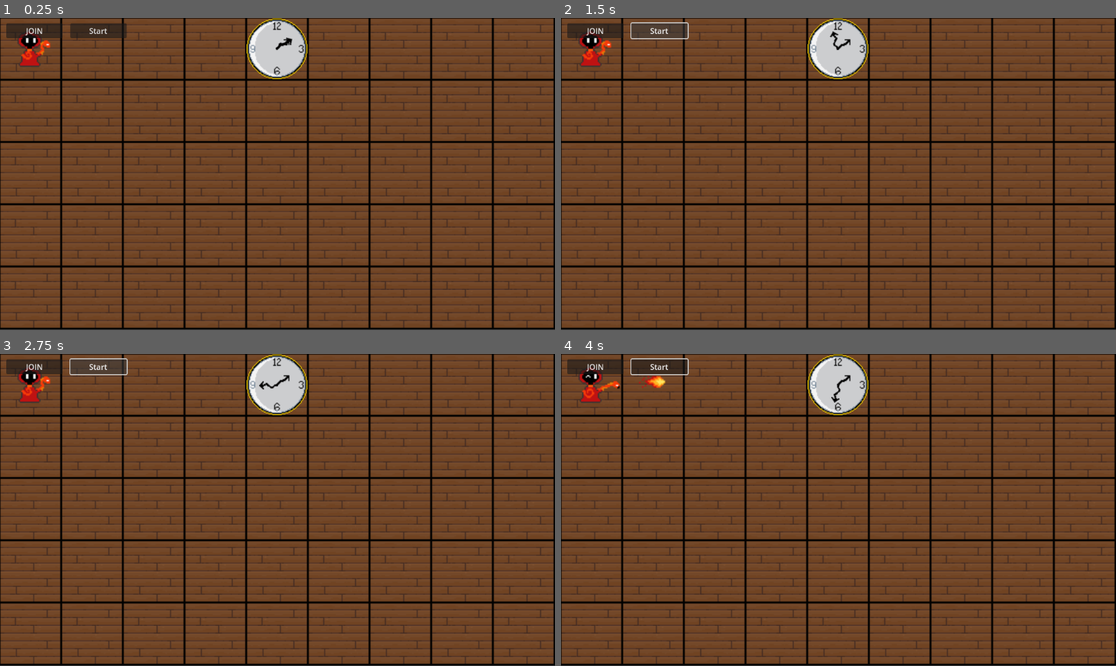
Above: before the commit, frames 1-4 (two rows, left to right).
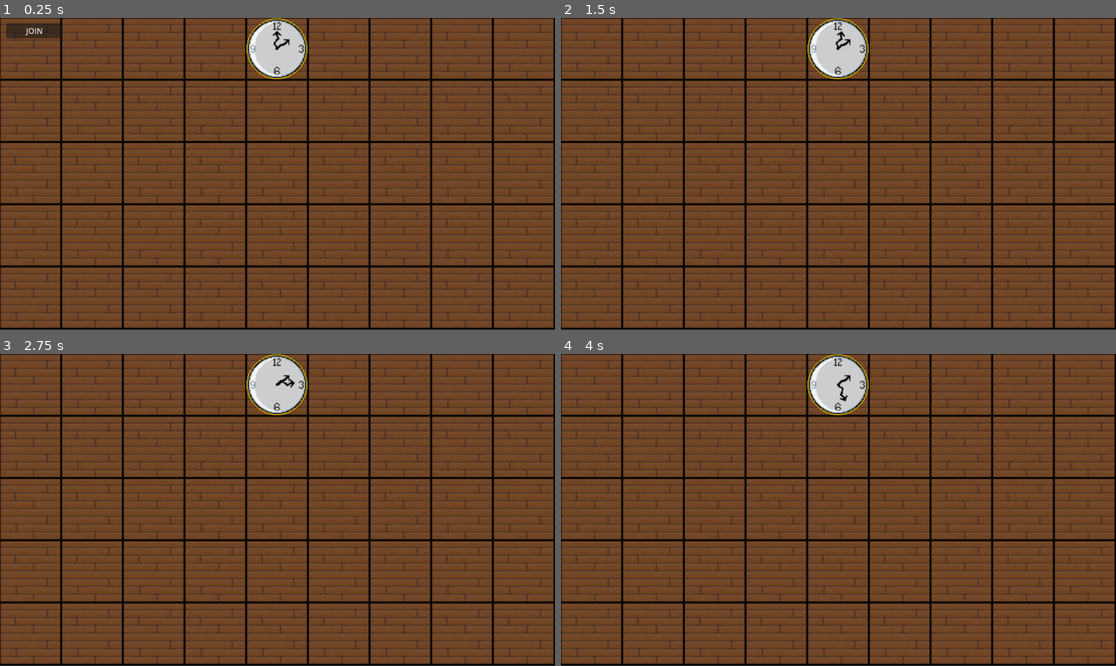
Above: after the commit, the same moments.

Repository: tredden330/Pixel_Wiz
Game: Godot game, scene res://level.tscn
The game is run twice, just before and just after one commit, with the same random seed, the same clock (stepped at 60 frames per second) and the same inputs.
Inputs (mouse positions are in pixels of both pictures, inside the frame that each line leads up to):
- Up to frame 1 (0.25 s): no input
- Up to frame 2 (1.5 s): click "JOIN" at 0.5 s; click "Start" at 1.25 s
- Up to frame 3 (2.75 s): click (99, 366) at 2 s, where only the run before the commit has a clickable "Start"
- Up to frame 4 (4 s): move the mouse to (960, 494) at 2.77 s; hold D (right) 2.78-3.53 s; hold E (fireball) 2.78-3.53 s; move the mouse to (727, 525) at 3.52 s; hold S (down) from 3.53 s (still down); tap E (fireball) at 3.6 s

The runs differ from the first frame. In frame 1, 0.9% of the frame differs, in the area x 3-53%, y 1-16%; in frame 2, 1.4%; in frame 3, 1.4%; in frame 4, 1.6%, in the area x 1-52%, y 1-16%.

Commit message:
networked clock
the clock is networked but it is laggy

Diff:
--- a/wizard_battler/Scripts/Network Manager.gd
+++ /dev/null
@@ -1,18 +0,0 @@
-extends Node
-
-var peer = ENetMultiplayerPeer.new()
-
-# Called when the node enters the scene tree for the first time.
-func _ready():
-	else:
-		print('I am client!!')
-		peer.create_client('vm.thomasredden.com', 2010)
-		multiplayer.multiplayer_peer = peer
-		print(multiplayer.get_unique_id())
-
-	#print(DisplayServer.get_name())
-
-
-# Called every frame. 'delta' is the elapsed time since the previous frame.
-func _process(delta):
-	pass
--- a/wizard_battler/Scripts/player.gd
+++ b/wizard_battler/Scripts/player.gd
@@ -7,7 +7,6 @@
 var ylim = 5
 var xpos = 0
 var ypos = 0
-
 var facing = Vector2(1, 0)
 
 var idleAnimation
--- /dev/null
+++ b/wizard_battler/UI.gd
@@ -0,0 +1,11 @@
+extends Control
+
+func _on_join_button_down():
+	print("join button down")
+	$"../Network Manager".join_button_pressed()
+	$Start.visible = true
+	$Join.visible = false
+
+func _on_start_button_down():
+	$"../Network Manager".start_button_pressed()
+	$Start.visible = false
--- a/wizard_battler/control.tscn
+++ b/wizard_battler/control.tscn
@@ -1,6 +1,6 @@
 [gd_scene load_steps=2 format=3 uid="uid://vkmsrx3kqbfe"]
 
-[ext_resource type="Script" path="res://multiplayer_controller.gd" id="1_ob4f5"]
+[ext_resource type="Script" path="res://UI.gd" id="1_kr37m"]
 
 [node name="Control" type="Control"]
 layout_mode = 3
@@ -9,9 +9,10 @@
 anchor_bottom = 1.0
 grow_horizontal = 2
 grow_vertical = 2
-script = ExtResource("1_ob4f5")
+script = ExtResource("1_kr37m")
 
 [node name="Start" type="Button" parent="."]
+visible = false
 layout_mode = 0
 offset_left = 146.0
 offset_top = 11.0
@@ -27,4 +28,5 @@
 offset_bottom = 42.0
 text = "JOIN"
 
+[connection signal="button_down" from="Start" to="." method="_on_start_button_down"]
 [connection signal="button_down" from="Join" to="." method="_on_join_button_down"]
--- a/wizard_battler/fireball.gd
+++ b/wizard_battler/fireball.gd
@@ -5,6 +5,9 @@
 
 var xpos = 0
 var ypos = 0
+
+var xlim = 9
+var ylim = 5
 # Called when the node enters the scene tree for the first time.
 func _ready():
 	pass # Replace with function body.
@@ -29,5 +32,7 @@
 		position.y = (ypos * 128) + 64
 		position.x = (xpos * 128) + 64
 
-func set_direction(direction1):
-	direction = direction1
+	#despawn at max range
+
+	if xpos > xlim or xpos < 0:
+		queue_free()
--- a/wizard_battler/level.gd
+++ b/wizard_battler/level.gd
@@ -1,11 +1,15 @@
 extends Node2D
 
 var time = 0.0
-var up = 4
+
+var xlim = 9
+var ylim = 5
 
 #vars for fireballs
 var fireball = load("res://fireball.tscn")
 var fireballs = []
+
+var gameStarted = false
 
 # Called when the node enters the scene tree for the first time.
 func _ready():
@@ -15,7 +19,7 @@
 	var instance = fireball.instantiate()
 	instance.xpos = x
 	instance.ypos = y
-	instance.set_direction(facing)
+	instance.direction = facing
 	instance.rotation_degrees = $Player1/Arrow_parent.rotation_degrees
 	$"..".add_child(instance)
 	fireballs.append(instance)
@@ -23,10 +27,19 @@
 
 # Called every frame. 'delta' is the elapsed time since the previous frame.
 func _process(delta):
-	$Clock.get_child(1).rotation += delta*up
-	#print($Clock.get_child(1).rotation)
-	if ($Clock.get_child(1).rotation >= 6.283185):
-		$Clock.get_child(1).rotation = 0
-		$Player1._doAction()
-		for Fireball in fireballs:
-			Fireball._moveProjectile()
+
+	#game starts when server says so
+	if gameStarted == true:
+		time += delta
+		$Clock.get_child(1).rotation = time
+		#print($Clock.get_child(1).rotation)
+		if ($Clock.get_child(1).rotation >= 6.283185):
+			$Clock.get_child(1).rotation = 0
+			#$Player1._doAction()
+			for Fireball in fireballs:
+				if Fireball != null:
+					Fireball._moveProjectile()
+
+			#send input to server
+			if !multiplayer.is_server():
+				$"Network Manager".serverMessage.rpc_id(1, "hi")
--- a/wizard_battler/level.tscn
+++ b/wizard_battler/level.tscn
@@ -2,8 +2,8 @@
 
 [ext_resource type="Script" path="res://level.gd" id="1_4c6x7"]
 [ext_resource type="PackedScene" uid="uid://ccos6b67hpvga" path="res://floor.tscn" id="1_chu3p"]
-[ext_resource type="PackedScene" uid="uid://bb0wxkjct7qbb" path="res://player_1.tscn" id="2_vg8ex"]
 [ext_resource type="PackedScene" uid="uid://borx6ycps6fvi" path="res://clock.tscn" id="4_uvoia"]
+[ext_resource type="Script" path="res://network_manager.gd" id="5_dc4xo"]
 [ext_resource type="PackedScene" uid="uid://vkmsrx3kqbfe" path="res://control.tscn" id="5_ynvhy"]
 
 [node name="Level" type="Node2D"]
@@ -11,13 +11,11 @@
 
 [node name="Floor" parent="." instance=ExtResource("1_chu3p")]
 
-[node name="Player1" parent="." instance=ExtResource("2_vg8ex")]
-position = Vector2(64, 64)
-
 [node name="Clock" parent="." instance=ExtResource("4_uvoia")]
 position = Vector2(575, 64)
 scale = Vector2(1.97, 1.97)
 
 [node name="Network Manager" type="Node" parent="."]
+script = ExtResource("5_dc4xo")
 
 [node name="UI" parent="." instance=ExtResource("5_ynvhy")]
--- a/wizard_battler/multiplayer_controller.gd
+++ b/wizard_battler/multiplayer_controller.gd
@@ -1,47 +1,8 @@
 extends Control
-
-#possible addresses: 192.168.0.255, 192.168.0.199
-
-@export var Address = "vm.thomasredden.com"
-var port = 2049
-
-var peer = ENetMultiplayerPeer.new()
-
-# Called when the node enters the scene tree for the first time.
-func _ready():
-	multiplayer.peer_connected.connect(peer_connected)
-	multiplayer.peer_disconnected.connect(peer_disconnected)
-	multiplayer.connected_to_server.connect(connected_to_server)
-	multiplayer.connection_failed.connect(connection_failed)
-
-	if DisplayServer.get_name() == 'headless':          #this should only be true for the server
-		print('i am server!!')
-		var server = peer.create_server(port)
-		if server != OK:
-			print("hosting error: ", server)
-		multiplayer.set_multiplayer_peer(peer)
-		print("server made on port: ", port ," Waiting for players...")
-
-
-# Called every frame. 'delta' is the elapsed time since the previous frame.
-func _process(delta):
-	pass
-
-func peer_connected(id):
-	print("Player Connected: ", id)
-
-func peer_disconnected(id):
-	print("Player Disconnected: ", id)
-
-func connected_to_server():
-	print("connected to server!")
-
-func connection_failed():
-	print("connection failed")
 
 func _on_join_button_down():
 	print("join button down")
-	peer = ENetMultiplayerPeer.new()
-	print(Address)
-	peer.create_client(Address, port)
-	multiplayer.set_multiplayer_peer(peer)
+
+
+func addPlayer():
+	print('a')
--- /dev/null
+++ b/wizard_battler/network_manager.gd
@@ -0,0 +1,82 @@
+extends Node
+
+#networking address info
+@export var Address = "vm.thomasredden.com"
+var port = 2049
+var peer = ENetMultiplayerPeer.new()
+
+var time = 0.0
+var up = 4
+
+#grab player scene
+@export var player_char: PackedScene
+
+var players = []
+
+# Called when the node enters the scene tree for the first time.
+func _ready():
+	multiplayer.peer_connected.connect(peer_connected)
+	multiplayer.peer_disconnected.connect(peer_disconnected)
+	multiplayer.connected_to_server.connect(connected_to_server)
+	multiplayer.connection_failed.connect(connection_failed)
+
+	if DisplayServer.get_name() == 'headless':          #this should only be true for the server
+		print('i am server!!')
+		var server = peer.create_server(port)
+		if server != OK:
+			print("hosting error: ", server)
+		multiplayer.set_multiplayer_peer(peer)
+		print("server made on port: ", port ," Waiting for players...")
+
+
+# Called every frame. 'delta' is the elapsed time since the previous frame.
+func _process(delta):
+	#send the time
+	if multiplayer.is_server() and $"..".gameStarted:
+		time += delta*up
+		if time >= 6.283185:
+			time = 0
+		declareTime.rpc(time)
+		#print_once_per_client.rpc()
+
+func peer_connected(id):
+	print("Player Connected: ", id)
+	players.append(id)
+
+func peer_disconnected(id):
+	print("Player Disconnected: ", id)
+
+func connected_to_server():
+	print("connected to server!")
+
+func connection_failed():
+	print("connection failed")
+
+func join_button_pressed():
+	peer = ENetMultiplayerPeer.new()
+	print(Address)
+	peer.create_client(Address, port)
+	multiplayer.set_multiplayer_peer(peer)
+
+
+func start_button_pressed():
+	startGame.rpc()
+
+@rpc("any_peer", "call_remote", "reliable", 0)
+func serverMessage(action):
+	print("Client Action: ", action)
+
+@rpc("any_peer", "call_local", "reliable", 0)
+func startGame():
+	$"..".gameStarted = true
+	if multiplayer.is_server():
+		print("sending player messages")
+		declarePlayers.rpc(20)
+
+@rpc
+func declarePlayers(message):
+	print(message)
+
+@rpc
+func declareTime(time):
+	$"..".time = time
--- /dev/null
+++ b/wizard_battler/player.tscn
@@ -0,0 +1,60 @@
+[gd_scene load_steps=11 format=3 uid="uid://bb0wxkjct7qbb"]
+
+[ext_resource type="Script" path="res://Scripts/player.gd" id="1_mn4sf"]
+[ext_resource type="Texture2D" uid="uid://bvbpeuxk1prnm" path="res://Graphics/Fire/Fire Wizard0.png" id="2_urjhg"]
+[ext_resource type="Texture2D" uid="uid://d3yu6s088we2n" path="res://Graphics/UI/Arrow.png" id="3_341hn"]
+[ext_resource type="Texture2D" uid="uid://dyb7t5xnaiuen" path="res://Graphics/Fire/Fire Wizard1.png" id="4_b7y8b"]
+[ext_resource type="Texture2D" uid="uid://d2b1j3dgn5ni4" path="res://Graphics/Fire/Fire Wizard2.png" id="5_ueawn"]
+[ext_resource type="Texture2D" uid="uid://cschg3s488uw0" path="res://Graphics/Fire/Fire Wizard3.png" id="6_4vx4s"]
+[ext_resource type="Texture2D" uid="uid://t16duq6j5q4y" path="res://Graphics/Fire/Fire Wizard4.png" id="7_qkdkg"]
+[ext_resource type="Texture2D" uid="uid://re47lmlxxfap" path="res://Graphics/Fire/Fire Wizard5.png" id="8_4mml1"]
+[ext_resource type="Texture2D" uid="uid://cm1f0d2qhiphh" path="res://Graphics/Fire/Fire Wizard6.png" id="9_6vkuo"]
+
+[sub_resource type="SpriteFrames" id="SpriteFrames_ycsj2"]
+animations = [{
+"frames": [{
+"duration": 1.0,
+"texture": ExtResource("2_urjhg")
+}, {
+"duration": 0.6,
+"texture": ExtResource("4_b7y8b")
+}, {
+"duration": 0.5,
+"texture": ExtResource("5_ueawn")
+}, {
+"duration": 0.5,
+"texture": ExtResource("6_4vx4s")
+}, {
+"duration": 1.5,
+"texture": ExtResource("7_qkdkg")
+}, {
+"duration": 0.5,
+"texture": ExtResource("8_4mml1")
+}, {
+"duration": 2.0,
+"texture": ExtResource("9_6vkuo")
+}],
+"loop": false,
+"name": &"default",
+"speed": 9.0
+}]
+
+[node name="Player1" type="Node2D"]
+scale = Vector2(2.5, 2.5)
+script = ExtResource("1_mn4sf")
+
+[node name="Fire_Idle" type="Sprite2D" parent="."]
+position = Vector2(6, 0)
+texture = ExtResource("2_urjhg")
+
+[node name="Arrow_parent" type="Node2D" parent="."]
+
+[node name="Arrow" type="Sprite2D" parent="Arrow_parent"]
+position = Vector2(26, -1)
+texture = ExtResource("3_341hn")
+
+[node name="Casting_Animation" type="AnimatedSprite2D" parent="."]
+position = Vector2(6, 0)
+sprite_frames = SubResource("SpriteFrames_ycsj2")
+frame = 6
+frame_progress = 1.0
--- a/wizard_battler/player_1.tscn
+++ /dev/null
@@ -1,61 +0,0 @@
-[gd_scene load_steps=11 format=3 uid="uid://bb0wxkjct7qbb"]
-
-[ext_resource type="Script" path="res://Scripts/player.gd" id="1_5msb1"]
-[ext_resource type="Texture2D" uid="uid://bvbpeuxk1prnm" path="res://Graphics/Fire/Fire Wizard0.png" id="1_jn58r"]
-[ext_resource type="Texture2D" uid="uid://dyb7t5xnaiuen" path="res://Graphics/Fire/Fire Wizard1.png" id="3_jefqg"]
-[ext_resource type="Texture2D" uid="uid://d3yu6s088we2n" path="res://Graphics/UI/Arrow.png" id="4_1ewdj"]
-[ext_resource type="Texture2D" uid="uid://d2b1j3dgn5ni4" path="res://Graphics/Fire/Fire Wizard2.png" id="5_pri4i"]
-[ext_resource type="Texture2D" uid="uid://cschg3s488uw0" path="res://Graphics/Fire/Fire Wizard3.png" id="6_iuegh"]
-[ext_resource type="Texture2D" uid="uid://t16duq6j5q4y" path="res://Graphics/Fire/Fire Wizard4.png" id="7_qqvxp"]
-[ext_resource type="Texture2D" uid="uid://re47lmlxxfap" path="res://Graphics/Fire/Fire Wizard5.png" id="8_5p7t2"]
-[ext_resource type="Texture2D" uid="uid://cm1f0d2qhiphh" path="res://Graphics/Fire/Fire Wizard6.png" id="9_v0aye"]
-
-[sub_resource type="SpriteFrames" id="SpriteFrames_ycsj2"]
-animations = [{
-"frames": [{
-"duration": 1.0,
-"texture": ExtResource("1_jn58r")
-}, {
-"duration": 0.6,
-"texture": ExtResource("3_jefqg")
-}, {
-"duration": 0.5,
-"texture": ExtResource("5_pri4i")
-}, {
-"duration": 0.5,
-"texture": ExtResource("6_iuegh")
-}, {
-"duration": 1.5,
-"texture": ExtResource("7_qqvxp")
-}, {
-"duration": 0.5,
-"texture": ExtResource("8_5p7t2")
-}, {
-"duration": 2.0,
-"texture": ExtResource("9_v0aye")
-}],
-"loop": false,
-"name": &"default",
-"speed": 9.0
-}]
-
-[node name="Player1" type="Node2D"]
-scale = Vector2(2.5, 2.5)
-script = ExtResource("1_5msb1")
-
-[node name="Fire_Idle" type="Sprite2D" parent="."]
-position = Vector2(6, 0)
-texture = ExtResource("1_jn58r")
-
-[node name="Arrow_parent" type="Node2D" parent="."]
-
-[node name="Arrow" type="Sprite2D" parent="Arrow_parent"]
-visible = false
-position = Vector2(26, -1)
-texture = ExtResource("4_1ewdj")
-
-[node name="Casting_Animation" type="AnimatedSprite2D" parent="."]
-position = Vector2(6, 0)
-sprite_frames = SubResource("SpriteFrames_ycsj2")
-frame = 6
-frame_progress = 1.0
--- a/wizard_battler/project.godot
+++ b/wizard_battler/project.godot
@@ -62,7 +62,3 @@
 "events": [Object(InputEventKey,"resource_local_to_scene":false,"resource_name":"","device":-1,"window_id":0,"alt_pressed":false,"shift_pressed":false,"ctrl_pressed":false,"meta_pressed":false,"pressed":false,"keycode":0,"physical_keycode":69,"key_label":0,"unicode":101,"echo":false,"script":null)
 ]
 }
-
-[rendering]
-
-renderer/rendering_method="mobile"
Not shown, changed: wizard_battler/linux_export/wizard_battler.pck
